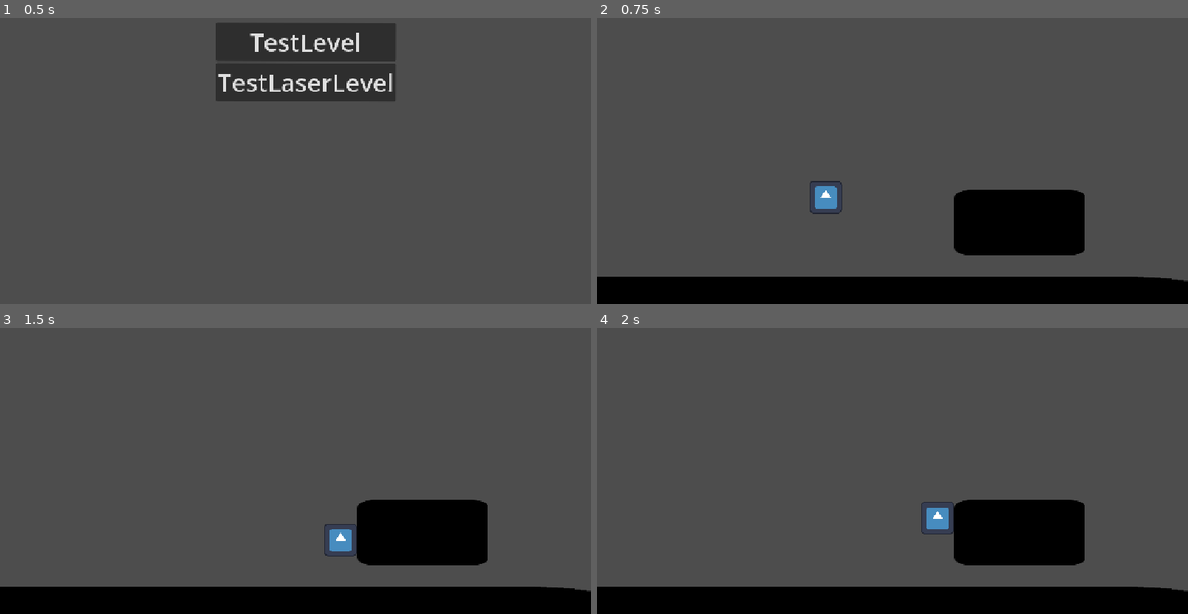
Above: before the commit, frames 1-4 (two rows, left to right).
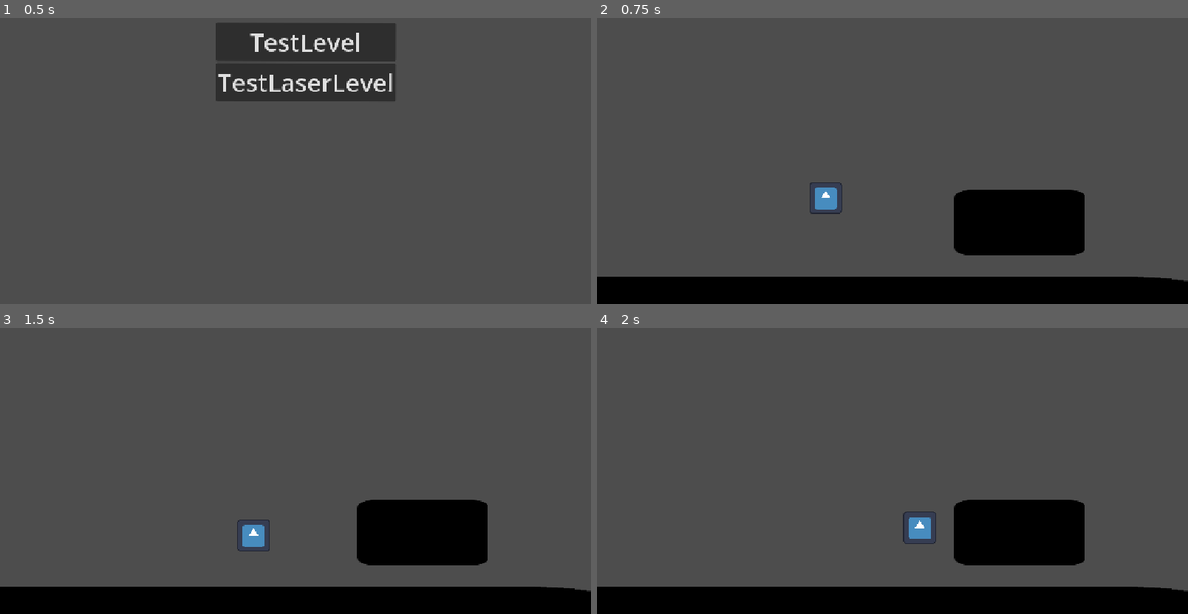
Above: after the commit, the same moments.

Repository: top4sigma/No-Signal
Game: Godot game, scene res://root.tscn
Same seed, same stepped clock (60 frames per second), same inputs: the game is played once before the commit and once after it. The engine's default icon, where the game draws it, is replaced by a stand-in: a white triangle on a blue panel in a dark square.
Inputs (mouse positions are in pixels of both pictures, inside the frame that each line leads up to):
- Up to frame 1 (0.5 s): no input
- Up to frame 2 (0.75 s): click "TestLevel" at 0.5 s
- Up to frame 3 (1.5 s): move the mouse to (425, 430) at 1.27 s; hold D (Right) from 1.28 s (still down); hold Space (Jump) from 1.28 s (still down)
- Up to frame 4 (2 s): keep holding D (Right); keep holding Space (Jump)

Frame 1 is identical in both runs. In frame 2, less than 0.1% of the frame differs, in the area x 36-42%, y 56-69%; in frame 3, 0.7%, in the area x 40-61%, y 67-80%; in frame 4, 0.6%.

Commit message:
Fix laser puzzle updates, format code nicer
Fixed laser updates from taking n frames, to just 1 frame.

Diff:
--- a/DebugStuff/TestScenes/TestLevel.tscn
+++ b/DebugStuff/TestScenes/TestLevel.tscn
@@ -17,5 +17,3 @@
 
 [node name="CharacterController" parent="." unique_id=201973950 instance=ExtResource("2_aajek")]
 position = Vector2(446, 423)
-maxSpeed = 4000.0
-groundAccel = 40.0
--- a/LazerPuzzle/Blocks/Scripts/emiter.gd
+++ b/LazerPuzzle/Blocks/Scripts/emiter.gd
@@ -1,6 +1,6 @@
 extends Node2D
+class_name LaserEmiter
 
-class_name LaserEmiter
 var targets:Array[Node2D]
 var targetRays:Array[Laser]
 var rays:Array[Laser]
@@ -17,10 +17,13 @@
 # Called every frame. 'delta' is the elapsed time since the previous frame.
 func _process(delta: float) -> void:
 	pass
+
 func addTarget(target):
 	var newRay = LASER.instantiate()
+
 	newRay.laserChanel = laserChanel
 	newRay.position = rayOffset
+
 	if target is Node2D:
 		newRay.target = target
 		targets.append(target)
@@ -37,4 +40,5 @@
 		rayParent.add_child(newRay)
 	else:
 		add_child(newRay)
+
 	LaserInfo.allLasers.append(newRay)
--- a/LazerPuzzle/Blocks/Scripts/laser.gd
+++ b/LazerPuzzle/Blocks/Scripts/laser.gd
@@ -1,36 +1,37 @@
 extends Node2D
+class_name Laser
 
-class_name Laser
 @onready var ray: RayCast2D = $Area/Ray
 @onready var line: Line2D = $Line
 @onready var area: Area2D = $Area
 @onready var area_shape: CollisionShape2D = $Area/AreaShape
 @onready var laser_end: Node2D = $LaserEnd
 @onready var end_particles: CPUParticles2D = $LaserEnd/EndParticles
-
 @export var laserChanel = 0
 
-var target:Node2D
+var target: Node2D
 var enabled = true
+var objColliding: Node2D      # node the array is currently touching
 
-#node the array is currently touching
-var objColliding:Node2D
 # Called when the node enters the scene tree for the first time.
 func _ready() -> void:
 	setupLaser()
 
-
 # Called every frame. 'delta' is the elapsed time since the previous frame.
 func _process(delta: float) -> void:
 	pass
+
 func updateLaser():
 	if enabled:
 		updateLaserRotation()
 		updateLaserLength()
 		updateTargetPowerdness()
+
+
 func updateLaserRotation():
 	if target:
 		rotation = global_position.angle_to_point(target.global_position)
+
 func updateTargetPowerdness():
 	if ray:
 		if ray.is_colliding():
@@ -38,7 +39,9 @@
 				if objColliding:
 					if objColliding.is_in_group("LaserTarget"):
 						objColliding.rayStoppedColliding(self)
+
 				objColliding = ray.get_collider().get_parent()
+
 				if target:
 					if objColliding == target:
 						objColliding.rayStartedColliding(self)
@@ -57,23 +60,29 @@
 		ray.force_raycast_update()
 		var rayLength = ray.target_position.x
 		laser_end.visible = false
+
 		if ray.is_colliding():
 			rayLength = global_position.distance_to(ray.get_collision_point())
 			laser_end.global_position = ray.get_collision_point()
 			laser_end.visible = true
-		var newPoints:PackedVector2Array = [Vector2(0,0),Vector2(rayLength,0)]
+
+		var newPoints: PackedVector2Array = [Vector2(0, 0), Vector2(rayLength, 0)]
 		line.points = newPoints
+
 		var newShape = SegmentShape2D.new()
-		newShape.b.x = max(rayLength - area.position.x-10,0)
+		newShape.b.x = max(rayLength - area.position.x - 10, 0)
 		newShape.b.y = 0
 		area_shape.shape = newShape
+
 func setupLaser():
 	line.default_color = LaserInfo.CHANELCOLORS[laserChanel]
 	end_particles.color = LaserInfo.CHANELCOLORS[laserChanel]
 	updateLaser()
+
 	if target:
 		if target is Repeater:
 			target.destroy.connect(remove)
+
 func disable():
 	if enabled:
 		enabled = false
@@ -81,15 +90,18 @@
 		ray.enabled = false
 		area_shape.disabled = true
 		updateLaser()
+
 		if objColliding:
 			if objColliding.is_in_group("LaserTarget"):
 				objColliding.rayStoppedColliding(self)
+
 func enable():
 	if !enabled:
 		enabled = true
 		visible = true
 		ray.enabled = true
 		updateLaser()
+
 		if objColliding:
 			if target:
 				if objColliding == target:
@@ -97,13 +109,16 @@
 			else:
 				if objColliding.is_in_group("LaserTarget"):
 					objColliding.rayStartedColliding(self)
-		await get_tree().process_frame
+
 		area_shape.disabled = false
+
 func remove():
 	LaserInfo.removeLaser(self)
+
 	if objColliding:
 		if objColliding.is_in_group("LaserTarget"):
 			objColliding.rayStoppedColliding(self)
+
 	if get_parent() is Repeater:
 		if get_parent().targetRays.find(self):
 			get_parent().targetRays.remove_at(get_parent().targetRays.find(self))
@@ -112,4 +127,5 @@
 		if target:
 			if get_parent().targets.find(target):
 				get_parent().targets.remove_at(get_parent().targets.find(target))
+
 	queue_free()
--- a/LazerPuzzle/Blocks/Scripts/moving_platform.gd
+++ b/LazerPuzzle/Blocks/Scripts/moving_platform.gd
@@ -12,8 +12,7 @@
 @onready var platform: AnimatableBody2D = $Platform
 
 @export_group("Other")
-#set the default texture as the sprite that dosent block the laser
-@export var blocksLaserSprite:CompressedTexture2D
+@export var blocksLaserSprite:CompressedTexture2D        # set the default texture as the sprite that dosent block the laser
 
 @export_group("Nodes")
 @export var textureRect:TextureRect
@@ -39,7 +38,9 @@
 	else:
 		platform.position.x = move_toward(platform.position.x,0,moveVector.x)
 		platform.position.y = move_toward(platform.position.y,0,moveVector.y)
+
 func activate():
 	topPos = true
+
 func deactivate():
 	topPos = false
--- a/LazerPuzzle/Blocks/Scripts/repeater.gd
+++ b/LazerPuzzle/Blocks/Scripts/repeater.gd
@@ -1,5 +1,4 @@
 extends LaserEmiter
-
 class_name Repeater
 
 signal destroy
@@ -16,13 +15,13 @@
 @export var texture: Control
 @export var selectedScale = 1.3
 @export var selectedLerpFrames = 10
+
 # Called when the node enters the scene tree for the first time.
 func _ready() -> void:
 	super._ready()
 	if not level:
 		if get_parent() is LaserLevel:
 			level = get_parent()
-
 
 # Called every frame. 'delta' is the elapsed time since the previous frame.
 func _process(delta: float) -> void:
@@ -34,22 +33,27 @@
 		laserChanel = lasersIn[0].laserChanel
 	for i in targetNodes:
 		addTarget(i)
+
 	updateLasers()
+
 func updateLasers():
 	if lasersIn.size() > 0 or powerSource:
 		if !powerSource:
 			if lasersIn[0]:
 				laserChanel = lasersIn[0].laserChanel
+
 		for i in targetRays:
 			if i:
 				i.laserChanel = laserChanel
 				i.enable()
+
 		for i in rays:
 			i.laserChanel = laserChanel
 			i.enable()
 	else:
 		for i in targetRays:
 			i.disable()
+
 		for i in rays:
 			i.disable()
 
@@ -57,10 +61,12 @@
 	if lasersIn.find(ray) != -1:
 		lasersIn.remove_at(lasersIn.find(ray))
 		lasersInChanged.emit()
+
 func rayStartedColliding(ray:Laser):
 	if lasersIn.find(ray) == -1:
 		lasersIn.append(ray)
 		lasersInChanged.emit()
+
 func _on_mouse_area_mouse_entered() -> void:
 	mouseOver = true
 
@@ -73,18 +79,24 @@
 	for i in targetRays:
 		if i:
 			i.remove()
+
 	for i in rays:
 		if i:
 			i.remove()
+
 	queue_free()
+
 func select():
 	selected = true
+
 	for i in selectedLerpFrames:
 		texture.scale = Vector2(lerpf(1,selectedScale,i/(selectedLerpFrames * 1.0)),lerpf(1,selectedScale,i/(selectedLerpFrames * 1.0)))
 		await get_tree().process_frame
+
 func deselect():
 	if selected:
 		selected = false
+
 		for i in selectedLerpFrames:
 			texture.scale = Vector2(lerpf(selectedScale,1,i/(selectedLerpFrames * 1.0)),lerpf(selectedScale,1,i/(selectedLerpFrames * 1.0)))
 			await get_tree().process_frame
--- a/LazerPuzzle/Blocks/Scripts/sensor.gd
+++ b/LazerPuzzle/Blocks/Scripts/sensor.gd
@@ -1,16 +1,14 @@
 extends Repeater
-
 class_name Sensor
-
 
 # Called when the node enters the scene tree for the first time.
 func _ready() -> void:
 	pass # Replace with function body.
 
-
 # Called every frame. 'delta' is the elapsed time since the previous frame.
 func _process(delta: float) -> void:
 	pass
+
 func rayStartedColliding(ray:Laser):
 	super.rayStartedColliding(ray)
 
@@ -23,10 +21,12 @@
 func getStatus():
 	return lasersIn.size() > 0
 
-#disable unnecicary inherited funcitons
+# disable unnecessary inherited funcitons
 func updateLasers():
 	pass
+
 func createRepeater(targetNodes:Array[Node2D]):
 	pass
+
 func delete():
 	queue_free()
--- a/LazerPuzzle/Global/LaserInfo.gd
+++ b/LazerPuzzle/Global/LaserInfo.gd
@@ -11,15 +11,33 @@
 
 # Called every frame. 'delta' is the elapsed time since the previous frame.
 func _process(delta: float) -> void:
-	pass
-func updateAllLasers():
-	for i in allLasers:
-		if i:
-			i.updateLaser()
-			await get_tree().process_frame
-	if allLasers.size() == 0:
-		await get_tree().process_frame
 	updateAllLasers()
+
+func updateAllLasers() -> void:
+	var stack: Array[Laser] = []     # seed worklist with every currently active laser
+	for laser in allLasers:
+		if laser and laser.enabled:
+			stack.append(laser)
+
+	var processed: Array[Laser] = []
+	var index = 0
+	while index < stack.size():
+		var laser = stack[index]
+		index += 1
+		if not laser or laser in processed:
+			continue
+		processed.append(laser)
+
+		laser.updateLaser()
+
+		var hit: Node2D = laser.objColliding
+		if hit is Repeater:
+			var repeater: Repeater = hit
+			repeater.updateLasers()
+			for next_laser in repeater.targetRays + repeater.rays:
+				if next_laser and next_laser not in processed and next_laser not in stack:
+					stack.append(next_laser)
+
 func removeLaser(laser:Laser):
 	if allLasers.find(laser):
 		allLasers.remove_at(allLasers.find(laser))
--- a/LazerPuzzle/RepeaterPlacer/repeater_placer.gd
+++ b/LazerPuzzle/RepeaterPlacer/repeater_placer.gd
@@ -1,9 +1,8 @@
 extends Node2D
+class_name RepeaterPlacer
 
-class_name RepeaterPlacer
 @export_group("Laser Puzzles")
-#How many repeaters the player has
-@export var maxRepeaters:int = 0
+@export var maxRepeaters:int = 0     # How many repeaters the player has
 
 @export_group("Nodes")
 @export var player:Player
@@ -14,20 +13,19 @@
 @export_group("Visuals")
 @export var repeaterSprite:CompressedTexture2D
 @export var repeaterNoLegs:CompressedTexture2D
-#an array of nodes that the next repeater will target
-var repeaterTargets:Array[Node2D]
+var repeaterTargets:Array[Node2D]    # an array of nodes that the next repeater will target
 
 const REPEATER = preload("uid://cwetnd7s2bgnt")
 
 # Called when the node enters the scene tree for the first time.
 func _ready() -> void:
-	#makes sure that the player is set even if the level creator didn't set it manualy
+	# makes sure that the player is set even if the level creator didn't set it manualy
 	if not player:
 		for i in get_parent().get_children():
 			if i is Player:
 				player = i
 
-	#Makes sure that level is set even if the level creator didnt set it manualy
+	# Makes sure that level is set even if the level creator didnt set it manualy
 	if level:
 		if level.repeaterPlacer:
 			level.repeaterPlacer = self
@@ -40,8 +38,8 @@
 # Called every frame. 'delta' is the elapsed time since the previous frame.
 func _process(delta: float) -> void:
 	mouseFollowParent.position = get_global_mouse_position()
+	var showRepeater = true
 
-	var showRepeater = true
 	for i in level.get_children():
 		if (i is Repeater) and i.mouseOver:
 			showRepeater = false
@@ -67,7 +65,7 @@
 			if (i is Repeater and not i is Sensor) and i.mouseOver:
 				i.delete()
 
-#adds a target to the selected list
+# adds a target to the selected list
 func targetPressed(target:Node2D):
 	if repeaterTargets.find(target) != -1:
 		repeaterTargets.remove_at(repeaterTargets.find(target))
@@ -77,15 +75,17 @@
 		target.select()
 
 
-#places a repeater at the mouses position and resets the selected targets
-#ps- if the repeater emits its own laser without being powered
+# places a repeater at the mouses position and resets the selected targets
+# ps- if the repeater emits its own laser without being powered
 func placeRepeater(targets,ps:bool = false):
 	var newRepeater:= REPEATER.instantiate()
 	newRepeater.position = get_global_mouse_position()
 	newRepeater.powerSource = ps
+
 	get_parent().add_child(newRepeater)
 	newRepeater.createRepeater(repeaterTargets)
 	repeaterTargets.clear()
+
 	for i in level.get_children():
 		if i.is_in_group("LaserTarget"):
 			i.deselect()
--- a/Player/Player.gd
+++ b/Player/Player.gd
@@ -3,10 +3,8 @@
 class_name Player
 
 @export_group("Movement")
-@export var maxSpeed: float
-# Fraction of the distance to target speed covered per second while moving on the ground
-@export var groundAccel: float
-# Fraction of the distance to target speed covered per second while moving in air
+@export var maxSpeed: float                  # Fraction of the distance to target speed covered per second while moving on the ground
+@export var groundAccel: float               # Fraction of the distance to target speed covered per second while moving in air
 @export var airAccel: float
 
 
@@ -15,23 +13,16 @@
 
 
 @export_group("Jump")
-# Shortest Jump
-@export var minJump: float = 10
-# Maximum seconds the jump can be held for
-@export var maxHeightHold: float = 0.2
-# Seconds your jump is buffered for
-@export var jumpBuffer: float = 0.15
-# Gravity multiplier while jump is held
-@export var holdGravityMult: float = 0.4
-# Remaining upward velocity kept when jump is released early
-@export var releaseVelocityCut: float = 0.4
+@export var minJump: float = 10                      # Shortest Jump
+@export var maxHeightHold: float = 0.2               # Maximum seconds the jump can be held for
+@export var jumpBuffer: float = 0.15                 # Seconds your jump is buffered for
+@export var holdGravityMult: float = 0.4             # Gravity multiplier while jump is held
+@export var releaseVelocityCut: float = 0.4          # Remaining upward velocity kept when jump is released early
 @export_subgroup("Squash And Stretch")
-@export var maxStretch: float = 2
-# Y velocity needed to reach maxStretch
+@export var maxStretch: float = 2                    # Y velocity needed to reach maxStretch
 @export var maxStretchSpeed: int = 100
 @export_group("Interaction")
-# The time it takes for an interactable popup text to fade in
-@export var interactableTextPopupTime: int = 10
+@export var interactableTextPopupTime: int = 10      # The time it takes for an interactable popup text to fade in
 
 @export_group("Nodes")
 @export var generalArea: Area2D
@@ -39,8 +30,7 @@
 
 
 #	------------------------------ Interaction System ------------------------------
-# an Array of all the interactables in range
-var interactablesInRange: Array[Node2D]
+var interactablesInRange: Array[Node2D]      # an Array of all the interactables in range
 var lastClosestInteractable = null
 
 
@@ -49,14 +39,10 @@
 
 
 #	------------------------------ Movement ------------------------------
-# true right after you jump if you can still hold to go higher
-var holdingJump: bool = false
-# seconds you have been holding a jump for
-var currentJumpHold: float = 0.0
-# seconds since your last jump input, -1 means there is no active buffer
-var lastJumpInput: float = -1.0
-# if the player is walking side to side
-var walking: bool = false
+var holdingJump: bool = false       # true right after you jump if you can still hold to go higher
+var currentJumpHold: float = 0.0    # seconds you have been holding a jump for
+var lastJumpInput: float = -1.0     # seconds since your last jump input, -1 means there is no active buffer
+var walking: bool = false           # if the player is walking side to side
 
 
 func _ready() -> void:
--- a/Player/Player.tscn
+++ b/Player/Player.tscn
@@ -12,13 +12,13 @@
 [node name="Player" type="CharacterBody2D" unique_id=201973950 node_paths=PackedStringArray("generalArea", "interactText")]
 collision_layer = 2
 script = ExtResource("1_q3lat")
-maxSpeed = 230.0
+maxSpeed = 270.0
 groundAccel = 60.0
 airAccel = 20.0
-baseGravityMult = 0.9
-minJump = 300.0
-holdGravityMult = 0.08
-releaseVelocityCut = 0.8
+minJump = 350.0
+maxHeightHold = 0.1
+holdGravityMult = 0.01
+releaseVelocityCut = 0.6
 generalArea = NodePath("GeneralArea")
 interactText = NodePath("Control/InteractText")
 
